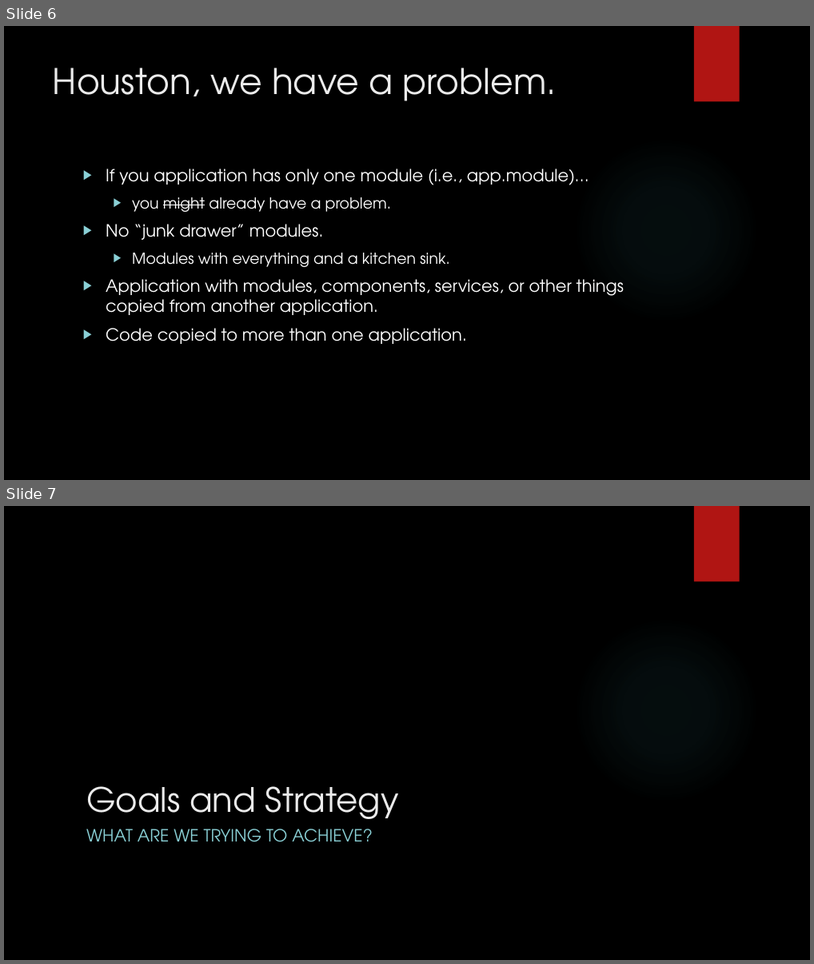
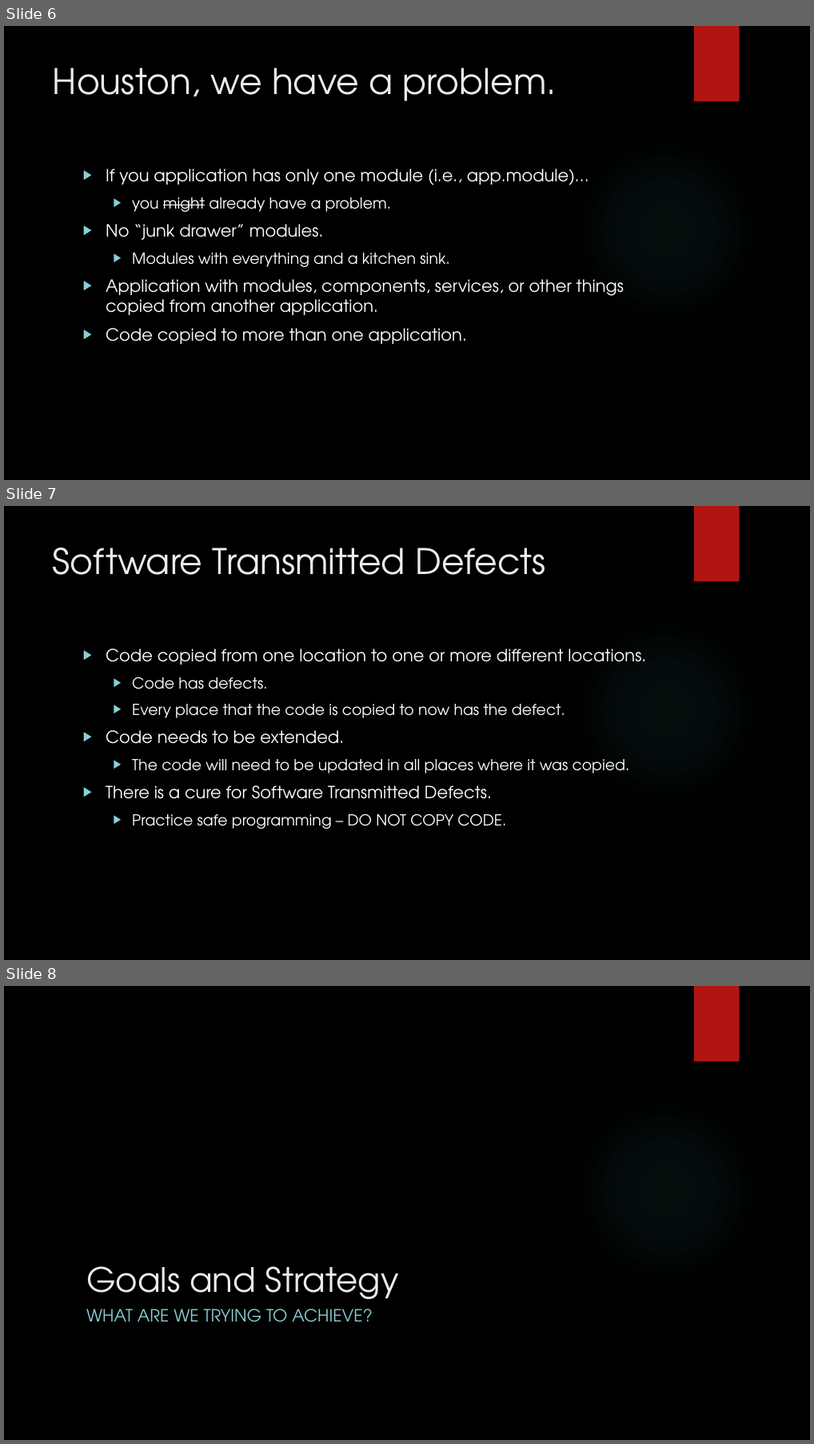
Before and after one commit to buildmotion/custom-angular-modules, a slide deck: presentation/custom-angular-modules.pptx. Shown one above the other, each under a label of ours: slides 6 and 7 before the commit, slides 6, 7 and 8 after it. The pictures are 814x964 and 814x1444 pixels, drawn with LibreOffice and Linux fonts; fonts in the diff are those of the drawing; background and template pictures are left out. Boxes give left, top, right and bottom in pixels: in the first picture for what was removed or moved away, otherwise in the second. Text is boxed around its words. In the diff, an @@ line names an element or a change of style, - is before the commit and + after.

```diff
--- a/presentation/custom-angular-modules.pptx
+++ b/presentation/custom-angular-modules.pptx
@@ slide 7 added at <box>4,506,810,960</box>, background picture (left out); not listed: 2 template elements that a slide beside it also shows @@
@@ title added at <box>53,548,546,575</box>, 42 pt, text #EBEBEB @@
+Software Transmitted Defects
@@ text added at <box>106,648,646,828</box>, 18 pt, text #FFFFFF @@
+▶ Code copied from one location to one or more different locations.
+  ▶ Code has defects.
+  ▶ Every place that the code is copied to now has the defect.
+▶ Code needs to be extended.
+  ▶ The code will need to be updated in all places where it was copied.
+▶ There is a cure for Software Transmitted Defects.
+  ▶ Practice safe programming – DO NOT COPY CODE.
@@ what was slide 7 is now slide 8 @@
```
Also in this commit, not shown: 6 slides changed, 3 other slides added.
